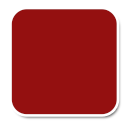
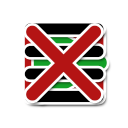
Layered file, before and after one edit (128x128). Changes by layer:
showed "quit", painted on it over <box>14,14,112,112</box>
showed "logs", painted on it over <box>15,14,113,111</box>
showed "start", painted on it over <box>19,9,118,115</box>
painted on "stop" over <box>11,9,117,115</box>
